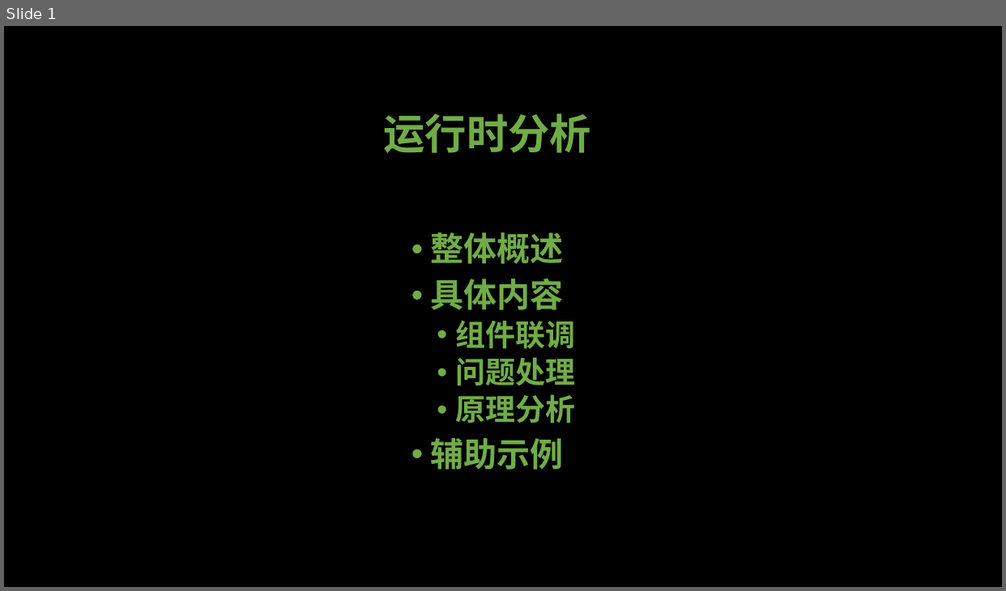
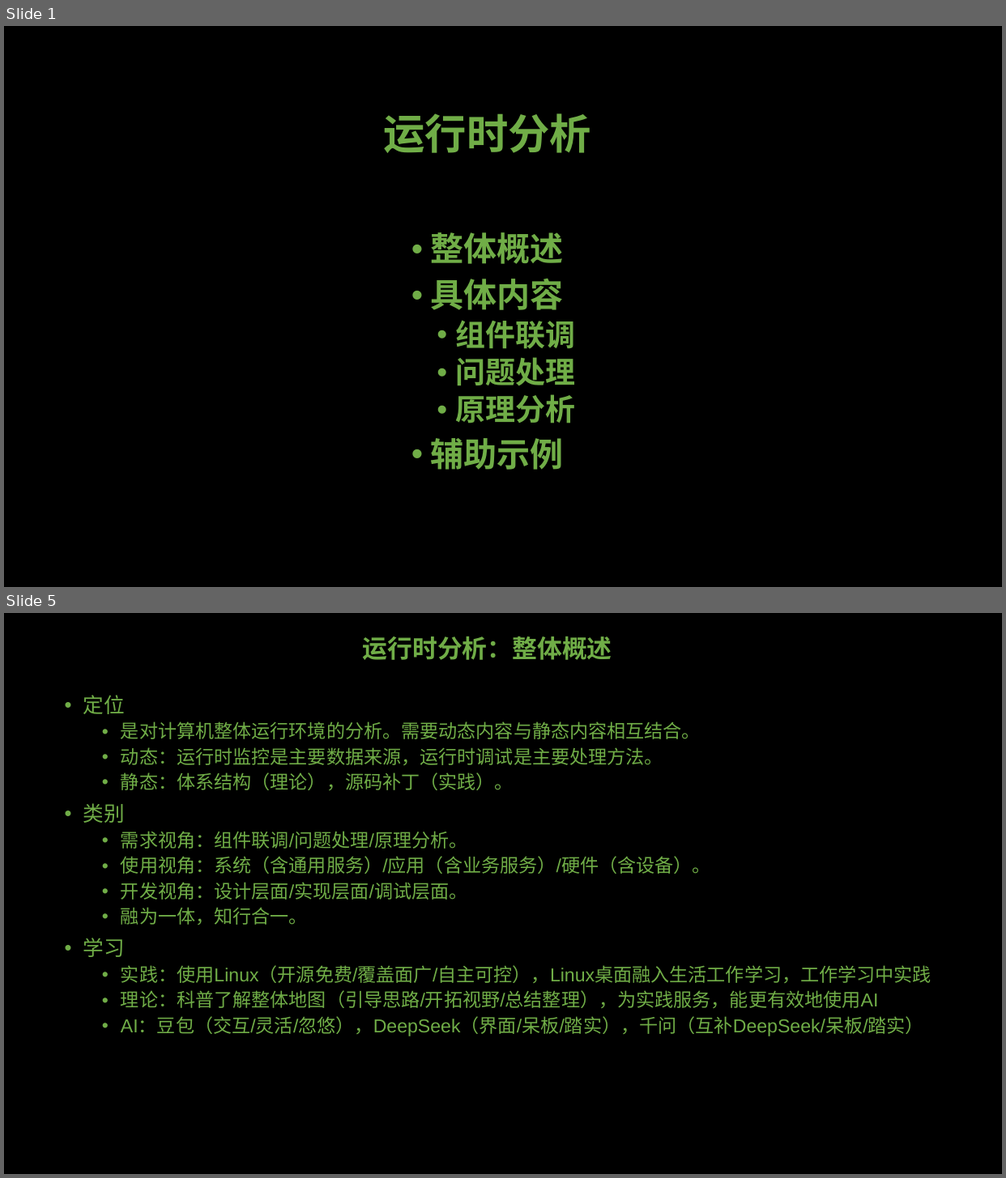
Before and after one commit to GavinKoeng/it-talks, a slide deck: toolchains/runtime-xxx/runtime-analyzing/运行时分析.pptx. Shown one above the other, each under a label of ours: slide 1 before the commit, slides 1 and 5 after it; the slides between them are not shown. The pictures are 1006x591 and 1006x1178 pixels, drawn with LibreOffice and Linux fonts; fonts in the diff are those of the drawing. Boxes give left, top, right and bottom in pixels: in the first picture for what was removed or moved away, otherwise in the second. Text is boxed around its words. In the diff, an @@ line names an element or a change of style, - is before the commit and + after.

Commit message:
toolchains: runtime-xxx: runtime-analyzing: 完成运行时分析PPT初稿

```diff
--- a/toolchains/runtime-xxx/runtime-analyzing/运行时分析.pptx
+++ b/toolchains/runtime-xxx/runtime-analyzing/运行时分析.pptx
@@ slide 5 added at [4,613,1002,1174], background #000000 @@
@@ title added at [363,636,612,660], 24 pt, text #70AD47, bold @@
+运行时分析：整体概述
@@ text added at [83,695,931,1037], 18 pt, text #70AD47 @@
+• 定位
+  • 是对计算机整体运行环境的分析。需要动态内容与静态内容相互结合。
+  • 动态：运行时监控是主要数据来源，运行时调试是主要处理方法。
+  • 静态：体系结构（理论），源码补丁（实践）。
+• 类别
+  • 需求视角：组件联调/问题处理/原理分析。
+  • 使用视角：系统（含通用服务）/应用（含业务服务）/硬件（含设备）。
+  • 开发视角：设计层面/实现层面/调试层面。
+  • 融为一体，知行合一。
+• 学习
+  • 实践：使用Linux（开源免费/覆盖面广/自主可控），Linux桌面融入生活工作学习，工作学习中实践
+  • 理论：科普了解整体地图（引导思路/开拓视野/总结整理），为实践服务，能更有效地使用AI
+  • AI：豆包（交互/灵活/忽悠），DeepSeek（界面/呆板/踏实），千问（互补DeepSeek/呆板/踏实）
```
Also in this commit, not shown: 4 slides changed, 14 other slides added.
